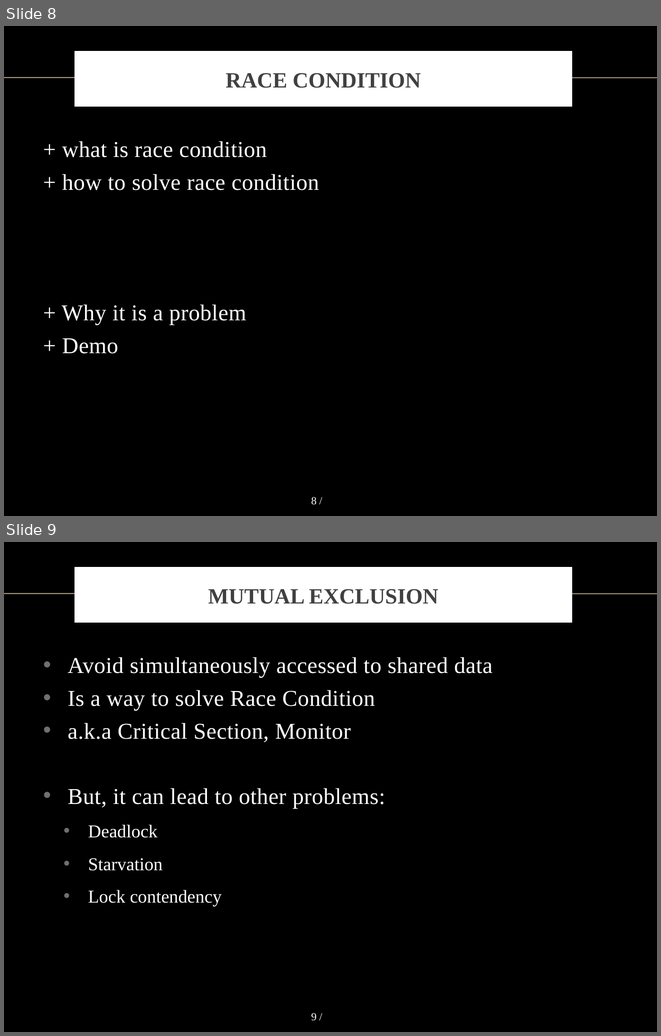
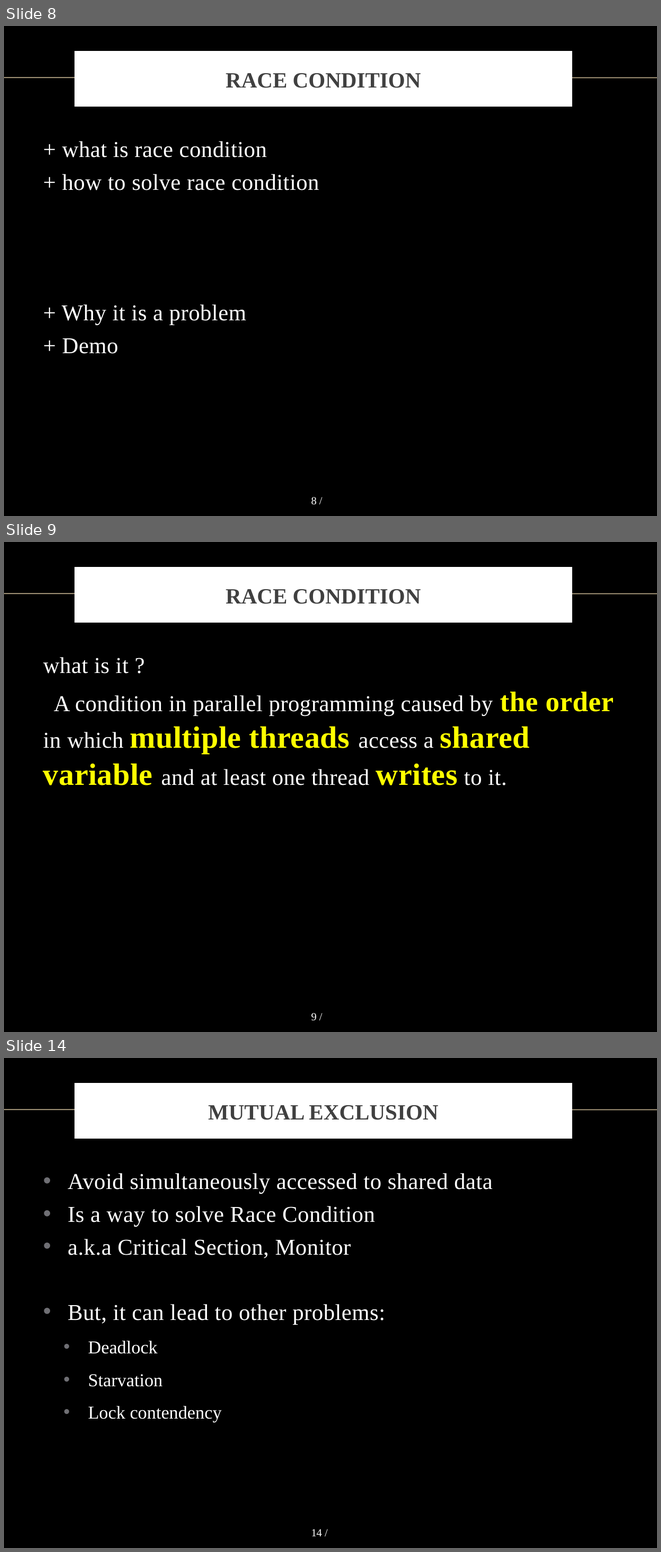
Before and after one commit to vong-srey/Paravantage, a slide deck: Presentation.pptx. Shown one above the other, each under a label of ours: slides 8 and 9 before the commit, slides 8, 9 and 14 after it; the slides between them are not shown. The pictures are 661x1036 and 661x1552 pixels, drawn with LibreOffice and Linux fonts; fonts in the diff are those of the drawing; background and template pictures are left out. Boxes give left, top, right and bottom in pixels: in the first picture for what was removed or moved away, otherwise in the second. Text is boxed around its words. In the diff, an @@ line names an element or a change of style, - is before the commit and + after.

Commit message:
Added Race condition slides
Added race condition slides and two slides still WIP will be updated
after the discussion

```diff
--- a/Presentation.pptx
+++ b/Presentation.pptx
@@ slide 9 added at (4, 542, 657, 1032), background picture (left out); not listed: 2 template elements that a slide beside it also shows @@
@@ title added at (77, 570, 570, 620), fill #FFFFFF, outline #FFFFFF 6 pt, 24 pt, text #404040, bold @@
+RACE CONDITION
@@ text added at (43, 657, 614, 785), 25 pt, text #FFFFFF @@
+what is it ?
+A condition in parallel programming caused by the order in which multiple threads access a shared variable and at least one thread writes to it.
@@ what was slide 9 is now slide 14 @@
@@ page number at (311, 1529, 322, 1536): text changed @@
-9 /
+14 /
```
Also in this commit, not shown: 4 other slides added.
